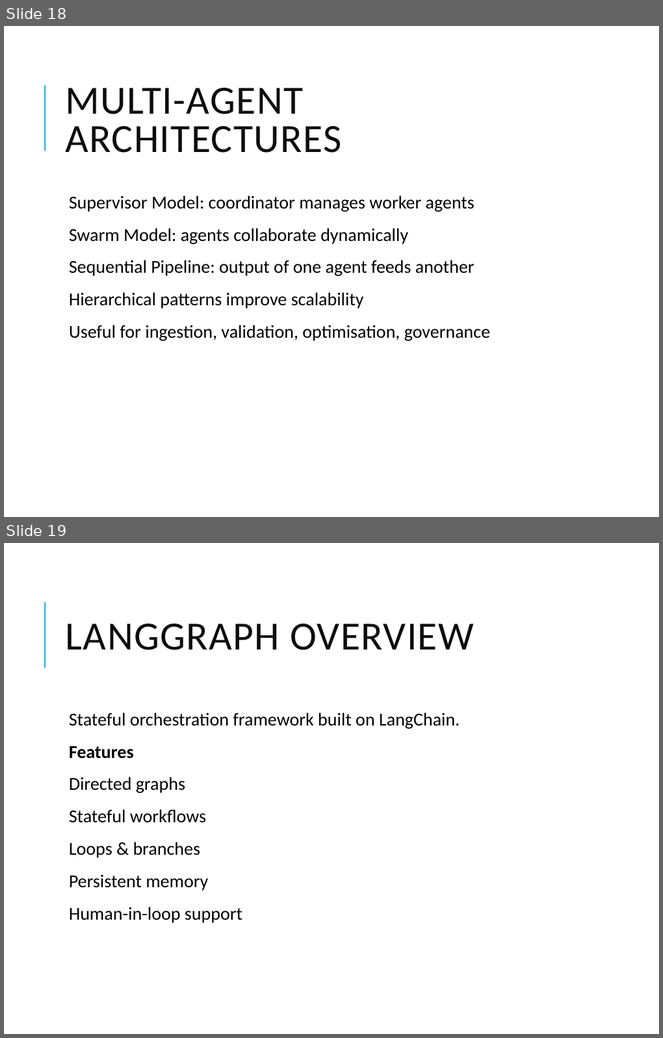
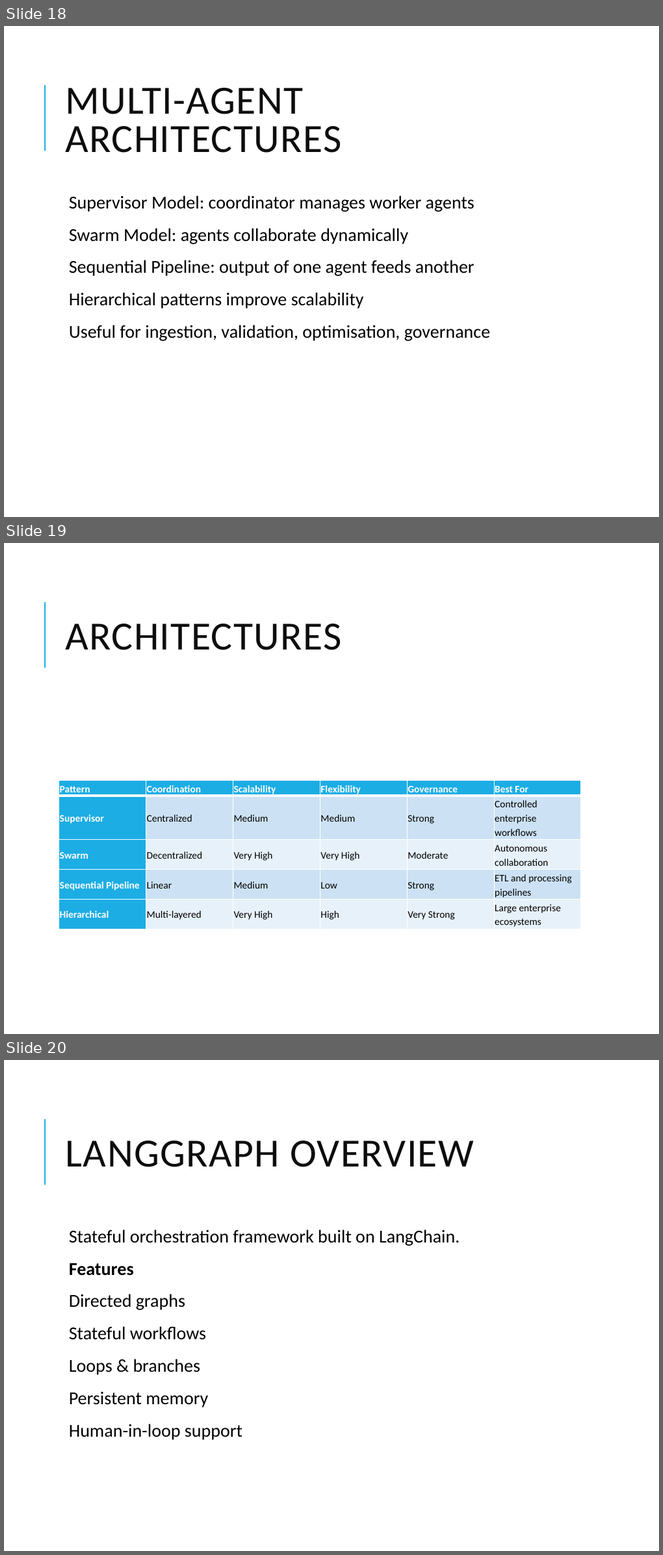
Before and after one commit to vikash-verma-profile/SIG-GENAI-May-2026, a slide deck: Week-3/Day-1/Agentic_AI_Foundations_Data_Engineers.pptx. Shown one above the other, each under a label of ours: slides 18 and 19 before the commit, slides 18, 19 and 20 after it. The pictures are 663x1038 and 663x1555 pixels, drawn with LibreOffice and Linux fonts; fonts in the diff are those of the drawing. Boxes give left, top, right and bottom in pixels: in the first picture for what was removed or moved away, otherwise in the second. Text is boxed around its words. In the diff, an @@ line names an element or a change of style, - is before the commit and + after.

```diff
--- a/Week-3/Day-1/Agentic_AI_Foundations_Data_Engineers.pptx
+++ b/Week-3/Day-1/Agentic_AI_Foundations_Data_Engineers.pptx
@@ slide 19 added at (x1=4, y1=543, x2=659, y2=1034), background #FFFFFF; not listed: 1 template element that a slide beside it also shows @@
@@ title added at (x1=66, y1=624, x2=342, y2=650), 44 pt, text #0D0D0D @@
+ARCHITECTURES
@@ table added at (x1=59, y1=780, x2=582, y2=930), 5 rows, 6 columns @@
+Pattern | Coordination | Scalability | Flexibility | Governance | Best For
+Supervisor | Centralized | Medium | Medium | Strong | Controlled enterprise workflows
+Swarm | Decentralized | Very High | Very High | Moderate | Autonomous collaboration
+Sequential Pipeline | Linear | Medium | Low | Strong | ETL and processing pipelines
+Hierarchical | Multi-layered | Very High | High | Very Strong | Large enterprise ecosystems
@@ what was slide 19 is now slide 20 @@
```
Also in this commit, not shown: 4 other files.
